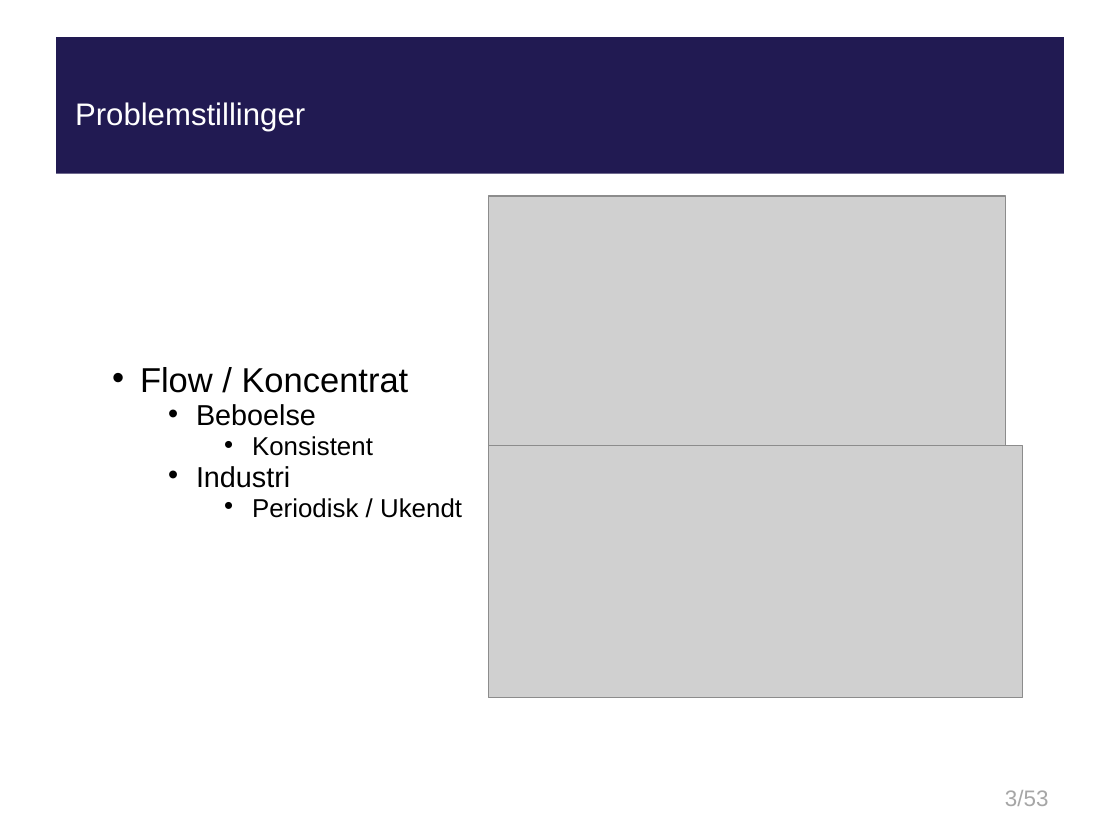
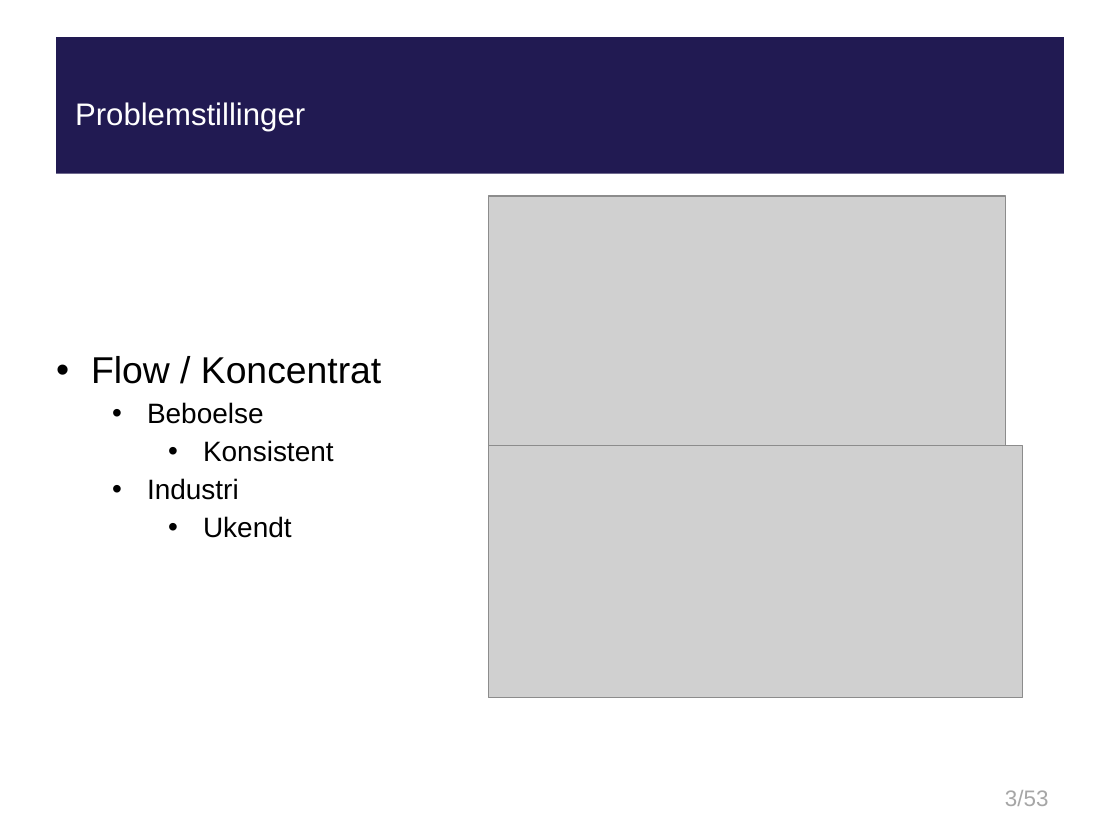
Before and after one commit to tpilga12/P10, a slide deck: slide 3 of Fredericia/presentation/presentation.pptx. Drawn at 1120x840 pixels with LibreOffice and Linux fonts; fonts in the diff are those of the drawing; grey boxes stand for pictures; background and template pictures are left out. Boxes give left, top, right and bottom in pixels: in the first picture for what was removed or moved away, otherwise in the second. Text is boxed around its words. In the diff, an @@ line names an element or a change of style, - is before the commit and + after.

Commit message:
presentation4

```diff
--- a/Fredericia/presentation/presentation.pptx
+++ b/Fredericia/presentation/presentation.pptx
@@ text "Flow / Koncentrat" at box(91, 356, 381, 538): vertical alignment middle to top @@
@@ text at box(91, 356, 381, 500): size 22.2 to 24 pt in "Flow / Koncentrat"; size 18.5 to 18 pt in "Beboelse", "Industri"; size 16.6 to 18 pt in "Konsistent"; list level 2 to 4 in "Flow / Koncentrat"; line spacing 0.7 to 0.9; list level 3 to 5 in "Beboelse"; list level 4 to 6 in "Konsistent"; list level 3 to 5 in "Industri" @@
@@ text at box(203, 516, 292, 538): text changed; size 16.6 to 18 pt @@
-      • Periodisk / Ukendt
+          • Ukendt
```
Also in this commit, not shown: 3 other slides changed.
